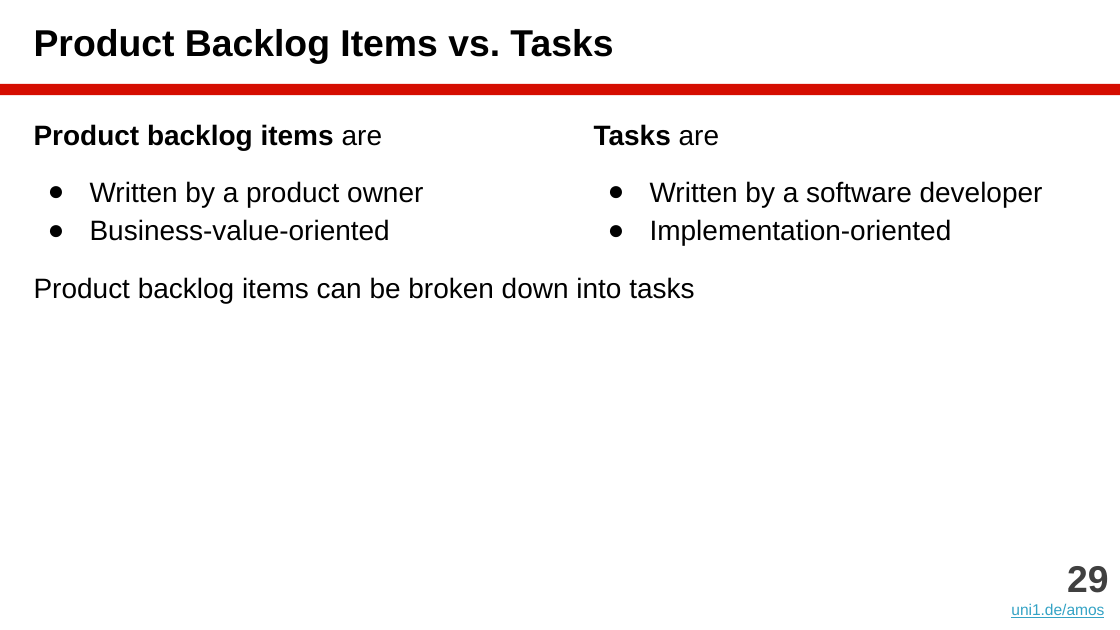
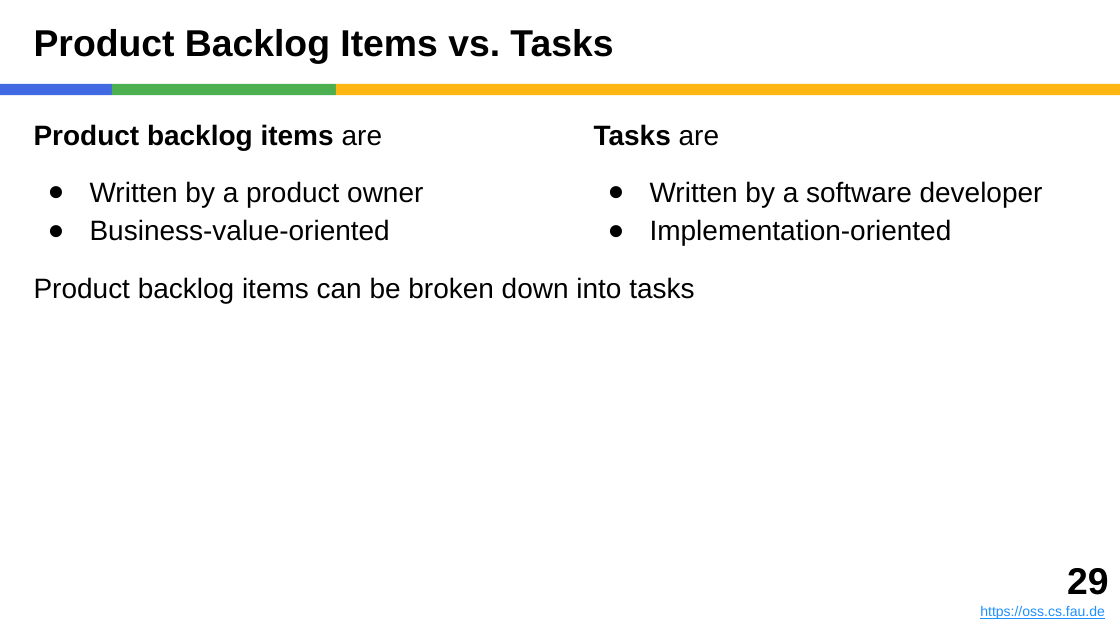
Before and after one commit to dirkriehle/amos-course, a slide deck: slide 29 of Lecture slides/AMOS B04 - Agile Planning.pptx. Drawn at 1120x630 pixels with LibreOffice and Linux fonts; fonts in the diff are those of the drawing. Boxes give left, top, right and bottom in pixels: in the first picture for what was removed or moved away, otherwise in the second. Text is boxed around its words. In the diff, an @@ line names an element or a change of style, - is before the commit and + after.

```diff
--- a/Lecture slides/AMOS B04 - Agile Planning.pptx
+++ b/Lecture slides/AMOS B04 - Agile Planning.pptx
@@ rectangle added at (x1=0, y1=84, x2=112, y2=95), fill #4169E1 @@
@@ rectangle added at (x1=112, y1=84, x2=336, y2=95), fill #4CAF50 @@
@@ rectangle resized from (x1=0, y1=84, x2=1120, y2=95) to (x1=336, y1=84, x2=1120, y2=95) @@
@@ rectangle at (x1=336, y1=84, x2=1120, y2=95): fill #D50D01 to #FEB612 @@
@@ text moved from (x1=1011, y1=566, x2=1108, y2=618) to (x1=980, y1=568, x2=1108, y2=619) @@
@@ text at (x1=1067, y1=568, x2=1108, y2=595): text colour #404040 to #000000 in "29" @@
@@ text at (x1=980, y1=606, x2=1105, y2=619): text changed; size 10 to 9 pt; text colour #34A3C5 to #1E90FF @@
-uni1.de/amos
+https://oss.cs.fau.de
```
Also in this commit, not shown: 61 other slides changed, 13 other files.
